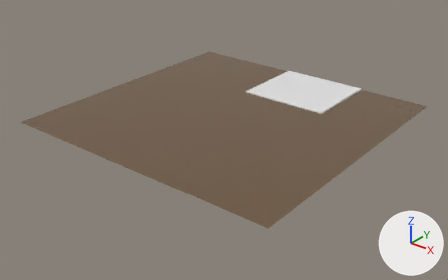
The FBX model AGA309-Maya/scenes/Floor.fbx: old version first, new version second.
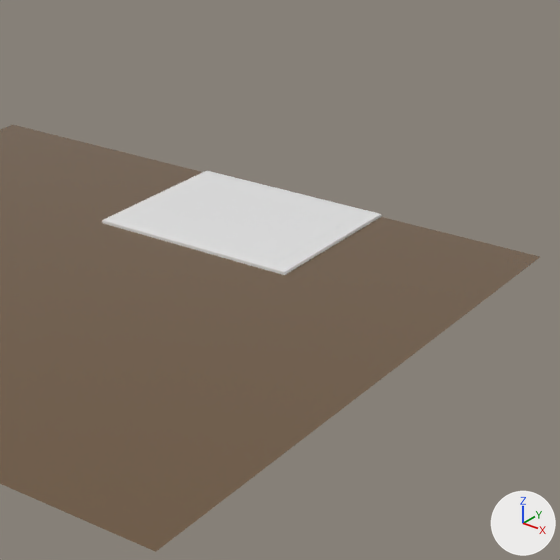
There are two pictures of each version: one whole from a 50 mm lens placed at (6.24, -10.03, 5.03), pointed at (-0.86, -1.15, -0.47), one close up on the part from 45% to 97% of the width and 0% to 83% of the height. The lights are fixed; the arrows at lower right show +X, +Y and +Z. Where no turn or scale is listed for an object, it has been applied to the vertices.

Objects in the first close-up: 'Floor'.
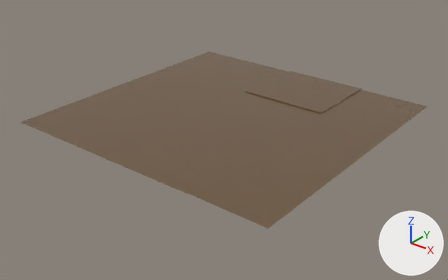
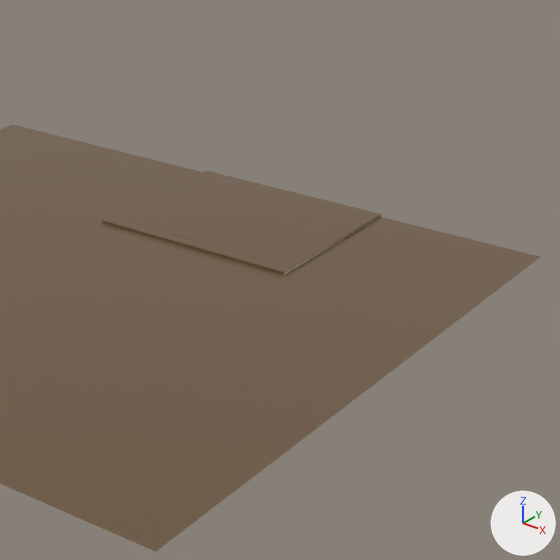
Boxes (x1, y1, x2, y2) around the edits, measured in the close-ups (560 x 560 px):
part 1 of me_mesh, recoloured (white to brown): (102, 171, 381, 275) in both

Patch to the scene script:
```diff
--- a/AGA309-Maya/scenes/Floor.fbx.py
+++ b/AGA309-Maya/scenes/Floor.fbx.py
@@ me_mesh @@
 me_mesh.from_pydata(...)  # 120 vertices, 107 faces; spans x -2.98..2.98, y -2.9..2.9, z -0.02..0.02
 # used by ob_floor; location = (-0.915, -0.893, 0.015)
+# me_mesh part 1: all 81 faces that had it switch from mat_fireplacebrick_material (white #e7e7e7) to mat_floorboard_material (brown #6d563e)
```
